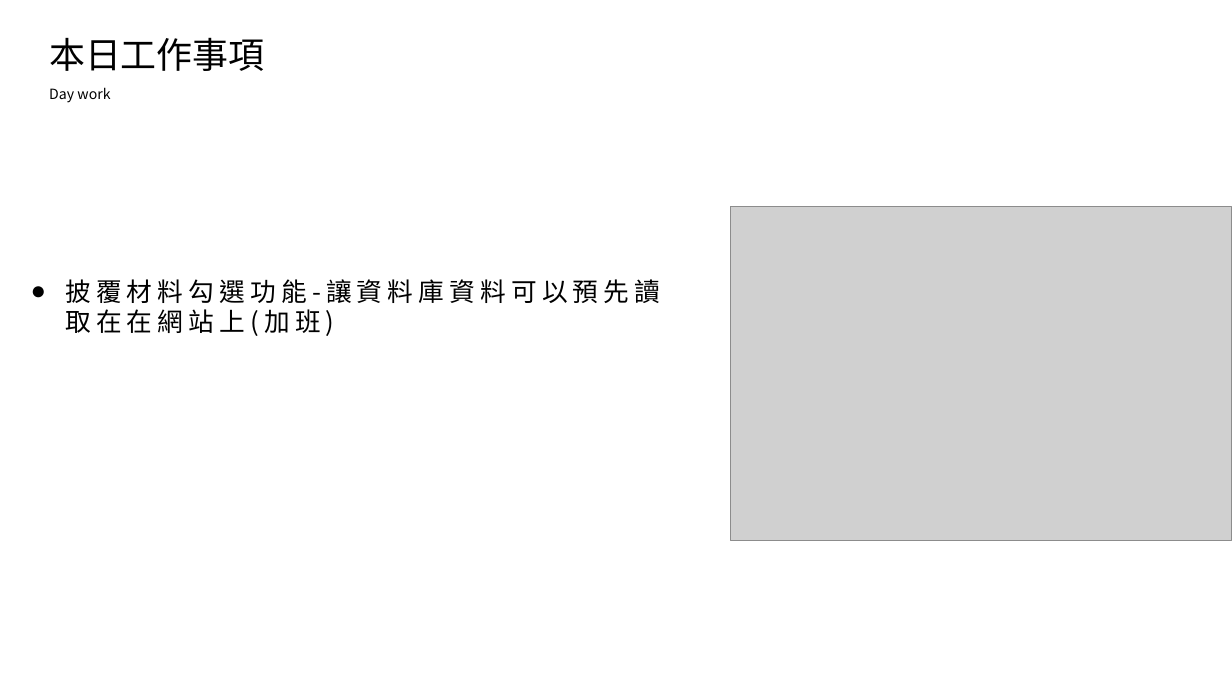
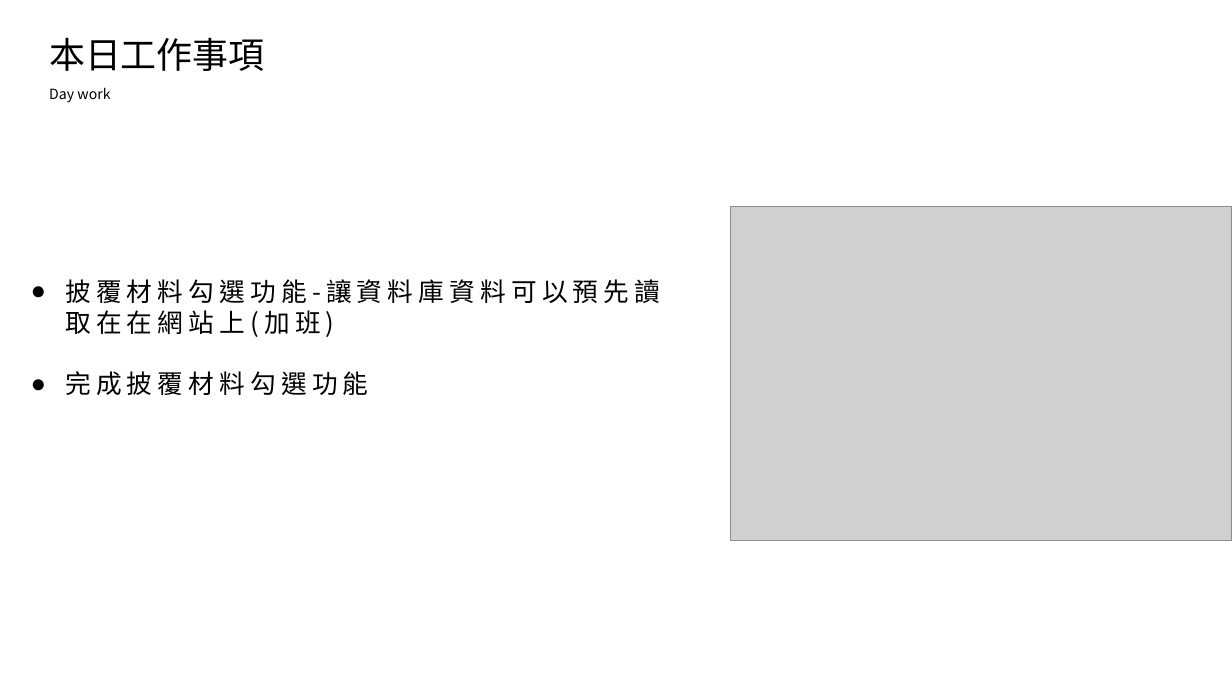
Before and after one commit to king637324/KnowledgeGreenhouseSystem, a slide deck: slide 2 of 工作日報_葉柏漢/2021.08/2021.08.19(加班)~2021.08.20工作日報_葉柏漢.pptx. Drawn at 1232x693 pixels with LibreOffice and Linux fonts; fonts in the diff are those of the drawing; grey boxes stand for pictures. Boxes give left, top, right and bottom in pixels: in the first picture for what was removed or moved away, otherwise in the second. Text is boxed around its words. In the diff, an @@ line names an element or a change of style, - is before the commit and + after.

```diff
--- a/工作日報_葉柏漢/2021.08/2021.08.19(加班)~2021.08.20工作日報_葉柏漢.pptx
+++ b/工作日報_葉柏漢/2021.08/2021.08.19(加班)~2021.08.20工作日報_葉柏漢.pptx
@@ text at (x1=65, y1=371, x2=368, y2=395): paragraph added @@
+● 完成披覆材料勾選功能
```
Also in this commit, not shown: 1 other slide changed, 1 slide added, 9 other files.
